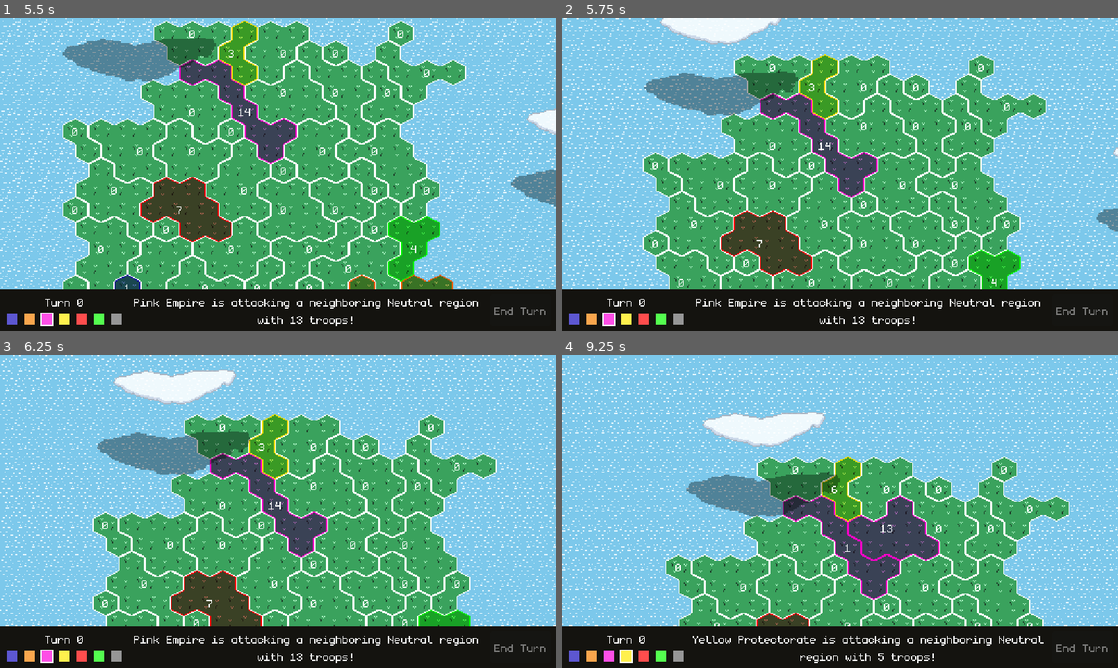
Above: before the commit, frames 1-4 (two rows, left to right).
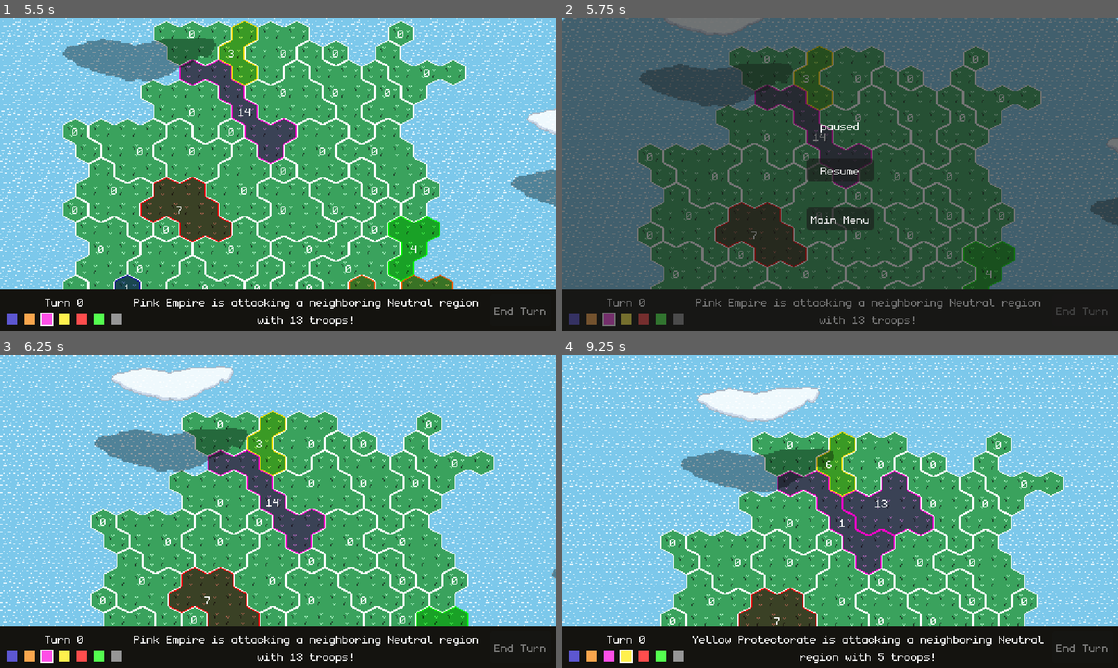
Above: after the commit, the same moments.

Repository: feored/LD54
Game: Godot game, scene res://scenes/main.tscn
Two runs of this game, one before a commit and one after it. Both use one fixed random seed, a clock stepped at 60 frames per second and the inputs below.
Inputs (mouse positions are in pixels of both pictures, inside the frame that each line leads up to):
- Up to frame 1 (5.5 s): click "Play this map" at 0.5 s; click "End Turn" at 1.25 s; move the mouse to (400, 158) at 2.02 s; click (400, 158) at 2.17 s; move the mouse to (166, 190) at 2.77 s; click (166, 190) at 2.92 s; move the mouse to (333, 105) at 3.52 s; click (333, 105) at 3.67 s; move the mouse to (250, 237) at 4.27 s; click (250, 237) at 4.42 s; move the mouse to (444, 221) at 5.02 s; click (444, 221) at 5.17 s
- Up to frame 2 (5.75 s): tap Escape (escmenu, bound only after the commit) at 5.65 s
- Up to frame 3 (6.25 s): click (278, 505) at 5.75 s, where only the run after the commit has a clickable "Resume"
- Up to frame 4 (9.25 s): move the mouse to (673, 464) at 6.52 s; click (673, 464) at 6.67 s; move the mouse to (867, 511) at 7.27 s; click (867, 511) at 7.42 s; move the mouse to (756, 433) at 8.02 s; click (756, 433) at 8.17 s; move the mouse to (962, 495) at 8.77 s; click (962, 495) at 8.92 s

Frame 1 is identical in both runs. In frame 2, 86% of the frame differs, in the area x 0-100%, y 0-99%; in frame 3, 19%; in frame 4, 31%.

Commit message:
add pause menu

Diff:
--- a/project.godot
+++ b/project.godot
@@ -29,6 +29,14 @@
 window/size/window_height_override=576
 window/stretch/mode="viewport"
 
+[input]
+
+escmenu={
+"deadzone": 0.5,
+"events": [Object(InputEventKey,"resource_local_to_scene":false,"resource_name":"","device":0,"window_id":0,"alt_pressed":false,"shift_pressed":false,"ctrl_pressed":false,"meta_pressed":false,"pressed":false,"keycode":4194305,"physical_keycode":0,"key_label":0,"unicode":0,"echo":false,"script":null)
+]
+}
+
 [rendering]
 
 textures/canvas_textures/default_texture_filter=0
--- /dev/null
+++ b/scenes/esc_menu.tscn
@@ -0,0 +1,41 @@
+[gd_scene load_steps=3 format=3 uid="uid://pu46mkcjdswb"]
+
+[ext_resource type="Script" path="res://ui/EscMenu.gd" id="1_m4juf"]
+[ext_resource type="Theme" uid="uid://3t61g0061mea" path="res://assets/theme.tres" id="2_pn4ld"]
+
+[node name="EscMenu" type="CanvasLayer"]
+process_mode = 3
+layer = 99
+script = ExtResource("1_m4juf")
+
+[node name="PanelContainer" type="PanelContainer" parent="."]
+anchors_preset = 15
+anchor_right = 1.0
+anchor_bottom = 1.0
+grow_horizontal = 2
+grow_vertical = 2
+theme = ExtResource("2_pn4ld")
+
+[node name="CenterContainer" type="CenterContainer" parent="PanelContainer"]
+layout_mode = 2
+
+[node name="VBoxContainer" type="VBoxContainer" parent="PanelContainer/CenterContainer"]
+layout_mode = 2
+theme_override_constants/separation = 24
+
+[node name="Label" type="Label" parent="PanelContainer/CenterContainer/VBoxContainer"]
+layout_mode = 2
+text = "paused"
+horizontal_alignment = 1
+vertical_alignment = 1
+
+[node name="ResumeButton" type="Button" parent="PanelContainer/CenterContainer/VBoxContainer"]
+layout_mode = 2
+text = "Resume"
+
+[node name="MenuButton" type="Button" parent="PanelContainer/CenterContainer/VBoxContainer"]
+layout_mode = 2
+text = "Main Menu"
+
+[connection signal="pressed" from="PanelContainer/CenterContainer/VBoxContainer/ResumeButton" to="." method="_on_resume_button_pressed"]
+[connection signal="pressed" from="PanelContainer/CenterContainer/VBoxContainer/MenuButton" to="." method="_on_menu_button_pressed"]
--- a/scenes/main.gd
+++ b/scenes/main.gd
@@ -1,6 +1,7 @@
 extends Node2D
 
 var turnIndicatorPrefab = preload("res://ui/turn_indicator.tscn")
+var escMenuPrefab = preload("res://scenes/esc_menu.tscn")
 
 @onready var UI = $"%UI"
 @onready var SelectionUI = $"%SelectionUI"
@@ -24,6 +25,7 @@
 var selected_team_num = 7
 
 var game_started = false
+var escMenu = null
 
 func to_team_id(team_id):
 	return team_id + 1
@@ -72,9 +74,15 @@
 	pass
 
 func _input(event):
-	if Settings.input_locked or !game_started:
-		return
-	if event is InputEventMouseButton:
+	if event.is_action_pressed("escmenu"):
+		if escMenu == null:
+			escMenu = escMenuPrefab.instantiate()
+			self.add_child(escMenu)
+		else:
+			escMenu.delete()
+	elif event is InputEventMouseButton:
+		if Settings.input_locked or !game_started:
+			return
 		var coords_clicked = world.global_pos_to_coords(event.position)
 		if world.tiles.has(coords_clicked):
 			if event.button_index == MOUSE_BUTTON_LEFT and event.pressed:
--- /dev/null
+++ b/ui/EscMenu.gd
@@ -0,0 +1,25 @@
+extends CanvasLayer
+
+
+# Called when the node enters the scene tree for the first time.
+func _ready():
+	get_tree().paused = true
+
+
+# Called every frame. 'delta' is the elapsed time since the previous frame.
+func _process(delta):
+	pass
+
+
+func _on_menu_button_pressed():
+	get_tree().paused = false
+	get_tree().change_scene_to_file("res://scenes/main_menu.tscn")
+
+
+func _on_resume_button_pressed():
+	self.delete()
+
+
+func delete():
+	get_tree().paused = false
+	self.queue_free()
